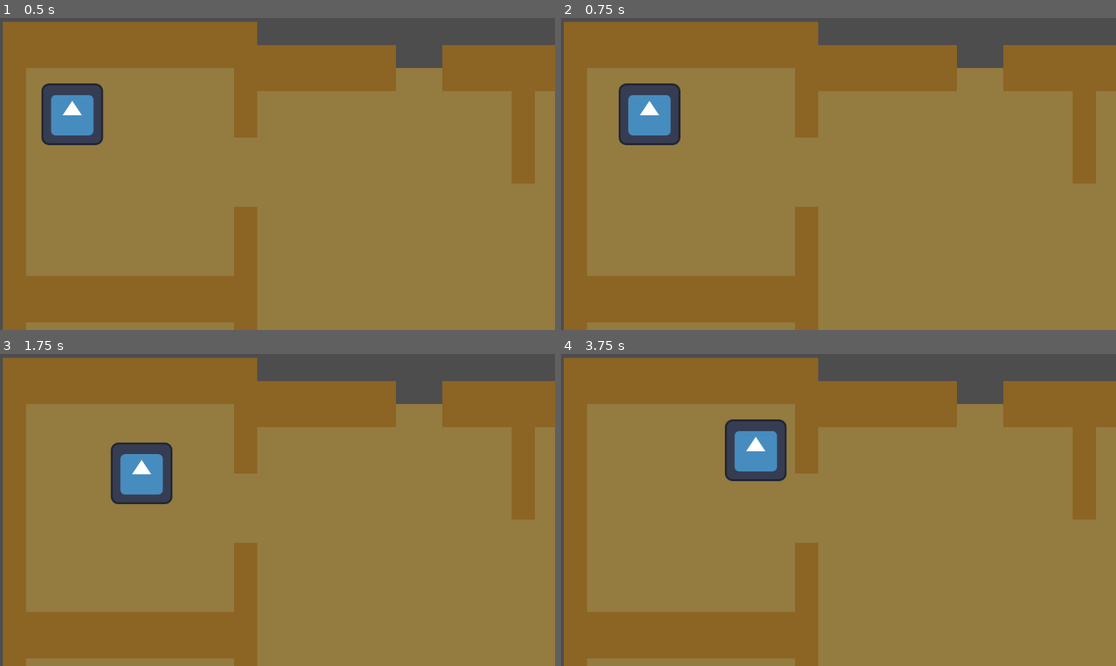
Above: before the commit, frames 1-4 (two rows, left to right).
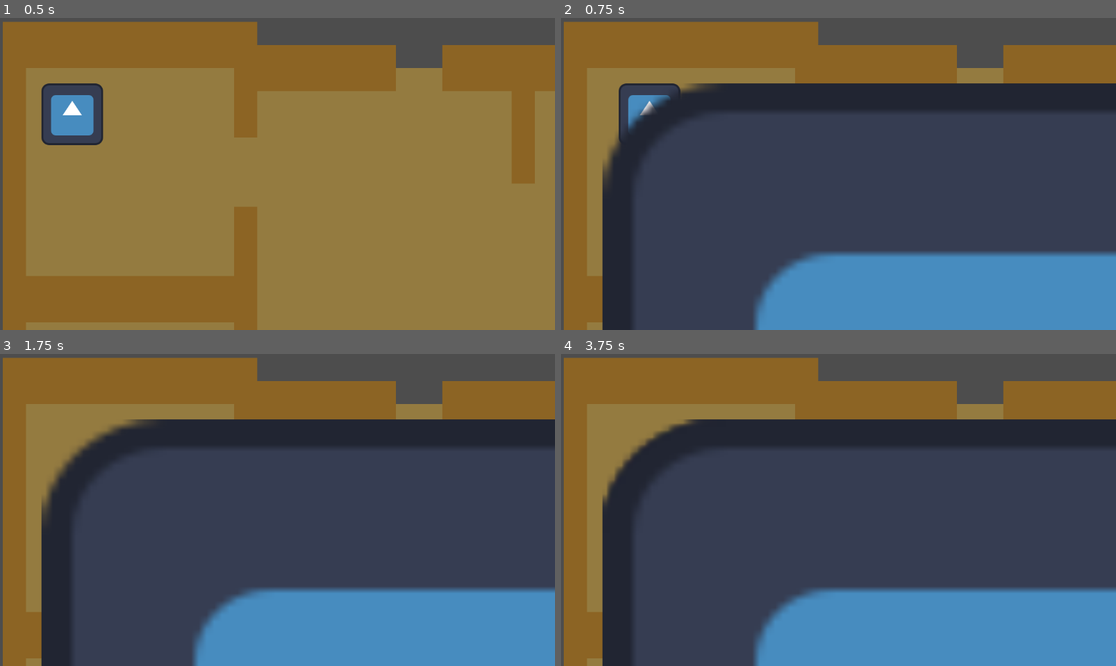
Above: after the commit, the same moments.

Repository: Isabelle1909/JuggleManMania
Game: Godot game, scene res://scenes/house.tscn
Two runs of this game, one before a commit and one after it. Both use one fixed random seed, a clock stepped at 60 frames per second and the inputs below. The engine's default icon, where the game draws it, is replaced by a stand-in: a white triangle on a blue panel in a dark square.
Inputs:
- Up to frame 1 (0.5 s): no input
- Up to frame 2 (0.75 s): tap Enter at 0.5 s; hold Right (ui_right) from 0.53 s (still down); tap T (test input 1, bound only after the commit) at 0.6 s
- Up to frame 3 (1.75 s): tap Y (test input 2, bound only after the commit) at 0.8, 1.35 s; release Right (ui_right) at 1.28 s; hold Down (ui_down) from 1.28 s (still down); tap T (test input 1, bound only after the commit) at 1.55 s
- Up to frame 4 (3.75 s): release Down (ui_down) at 2.03 s; hold Right (ui_right) 2.03-2.78 s; tap T (test input 1, bound only after the commit) at 2.1, 3.05, 3.6 s; tap Y (test input 2, bound only after the commit) at 2.3, 2.85 s; hold Up (ui_up) 2.78-3.53 s; hold Left (ui_left) from 3.53 s (still down)

Frame 1 is identical in both runs. In frame 2, 71% of the frame differs, in the area x 7-100%, y 20-100%; in frame 3, 71%; in frame 4, 71%.

Commit message:
transition implementations
it works! transitions called in house and system manager scene.

Diff:
--- /dev/null
+++ b/juggle-man-mania-project/juggling_scene.tscn
@@ -0,0 +1,10 @@
+[gd_scene format=3 uid="uid://crg68wfwpt836"]
+
+[ext_resource type="Texture2D" uid="uid://d3i4sqhx8wrdo" path="res://icon.svg" id="1_1xanm"]
+
+[node name="juggling_scene" type="Node2D" unique_id=1394213028]
+
+[node name="Sprite2D" type="Sprite2D" parent="." unique_id=1107217740]
+position = Vector2(956.00006, 879.50006)
+scale = Vector2(15.937501, 14.742188)
+texture = ExtResource("1_1xanm")
--- a/juggle-man-mania-project/project.godot
+++ b/juggle-man-mania-project/project.godot
@@ -14,6 +14,11 @@
 run/main_scene="uid://bxhptscenb5ve"
 config/features=PackedStringArray("4.6", "GL Compatibility")
 config/icon="res://icon.svg"
+
+[autoload]
+
+TextManager="*uid://ddavw5ssvui0f"
+SystemManager="*uid://fys5rxccs45x"
 
 [input]
 
@@ -49,10 +54,16 @@
 , Object(InputEventKey,"resource_local_to_scene":false,"resource_name":"","device":-1,"window_id":0,"alt_pressed":false …(183 unchanged characters)…
 ]
 }
-[autoload]
-
-TextManager="*uid://ddavw5ssvui0f"
-SystemManager="*uid://fys5rxccs45x"
+"test input 1"={
+"deadzone": 0.2,
+"events": [Object(InputEventKey,"resource_local_to_scene":false,"resource_name":"","device":-1,"window_id":0,"alt_pressed":false,"shift_pressed":false,"ctrl_pressed":false,"meta_pressed":false,"pressed":false,"keycode":0,"physical_keycode":84,"key_label":0,"unicode":116,"location":0,"echo":false,"script":null)
+]
+}
+"test input 2"={
+"deadzone": 0.2,
+"events": [Object(InputEventKey,"resource_local_to_scene":false,"resource_name":"","device":-1,"window_id":0,"alt_pressed":false,"shift_pressed":false,"ctrl_pressed":false,"meta_pressed":false,"pressed":false,"keycode":0,"physical_keycode":89,"key_label":0,"unicode":121,"location":0,"echo":false,"script":null)
+]
+}
 
 [physics]
 
--- /dev/null
+++ b/juggle-man-mania-project/scenes/house.gd
@@ -0,0 +1,20 @@
+extends Node2D
+
+var inst
+
+# Called when the node enters the scene tree for the first time.
+func _ready() -> void:
+	pass # Replace with function body.
+
+
+# Called every frame. 'delta' is the elapsed time since the previous frame.
+@warning_ignore("unused_parameter")
+
+func _physics_process(delta: float) -> void:
+
+	if Input.is_action_just_pressed("test input 1"):
+		inst = SystemManager.inst(Vector2(0, 0))
+		add_child(inst)
+	if Input.is_action_just_pressed("test input 2"):
+		if is_instance_valid(inst):
+			inst.free()
--- a/juggle-man-mania-project/scenes/house.tscn
+++ b/juggle-man-mania-project/scenes/house.tscn
@@ -1,5 +1,6 @@
 [gd_scene format=4 uid="uid://bxhptscenb5ve"]
 
+[ext_resource type="Script" uid="uid://cl3usunub6e5h" path="res://scenes/house.gd" id="1_3bgk5"]
 [ext_resource type="TileSet" uid="uid://dmt30scjkk0fc" path="res://tilesets/game_tile_set.tres" id="1_rk7hg"]
 [ext_resource type="Texture2D" uid="uid://ca1mnxii2w5cm" path="res://assets/game/tilesets/FloorTest.png" id="2_se78b"]
 [ext_resource type="PackedScene" uid="uid://dksw6vohgomcm" path="res://scenes/player.tscn" id="3_3bgk5"]
@@ -716,6 +717,7 @@
 sources/0 = SubResource("TileSetAtlasSource_10qhy")
 
 [node name="house" type="Node2D" unique_id=626814677]
+script = ExtResource("1_3bgk5")
 
 [node name="GameTilemap" type="Node2D" parent="." unique_id=1779792854]
 
--- a/juggle-man-mania-project/scripts/global/system_manager.gd
+++ b/juggle-man-mania-project/scripts/global/system_manager.gd
@@ -5,6 +5,8 @@
 var mood = "neutral"
 var current_jp = 0
 var total_jp = 0
+var juggleMan = preload("res://juggling_scene.tscn")
+
 
 func calculate_mood():
 	#use total JP / potential JP to figure out mood
@@ -19,3 +21,9 @@
 
 func increment_day():
 	day += 1
+
+
+func inst(pos):
+	var instance = juggleMan.instantiate()
+	#instance.position = pos
+	return(instance)
Not shown, added: juggle-man-mania-project/scenes/house.gd.uid
